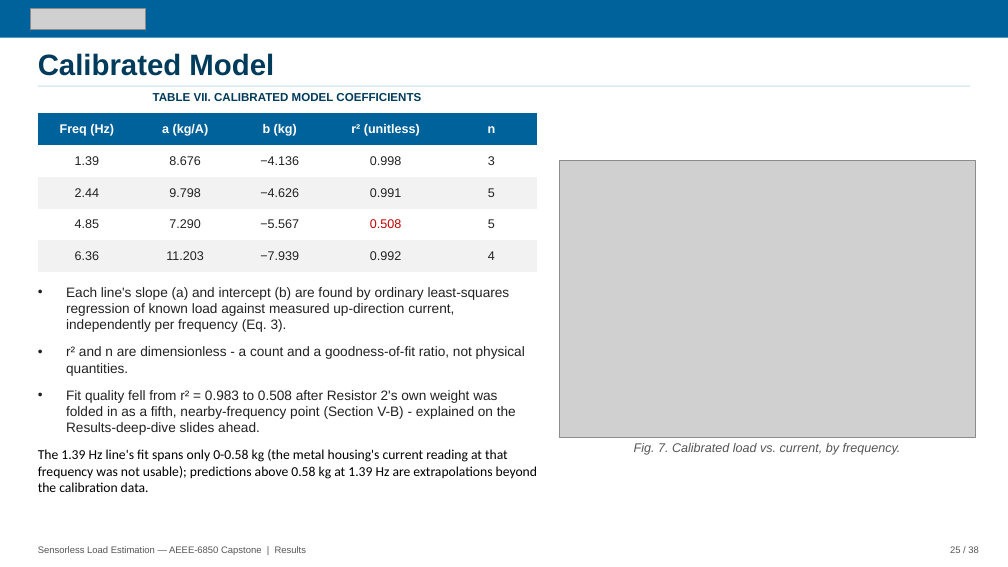
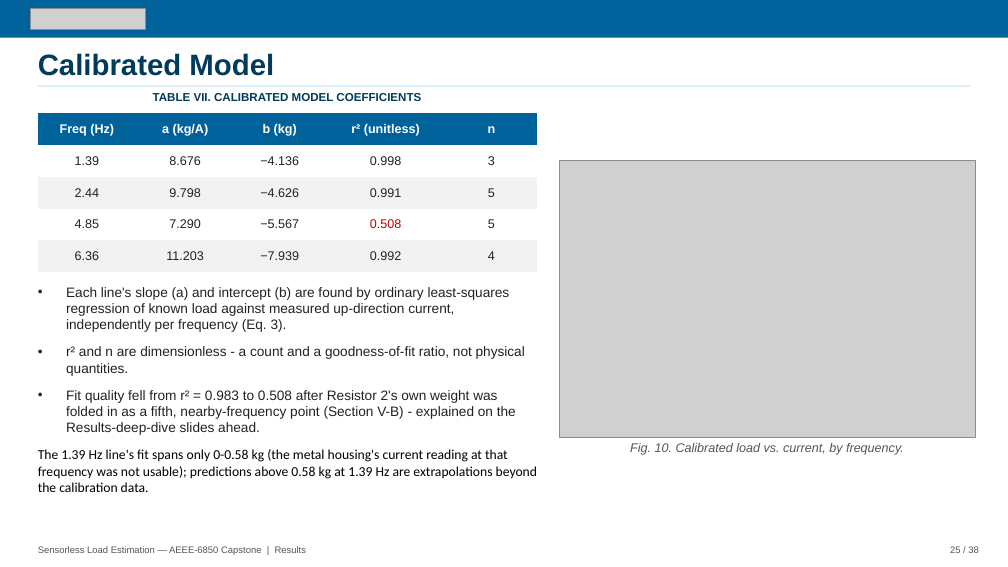
Before and after one commit to David-4529/Capstone, a slide deck: slide 25 of docs/paper/Sensorless_Load_Estimation_Deck_Rev17.pptx. Drawn at 1008x567 pixels with LibreOffice and Linux fonts; fonts in the diff are those of the drawing; grey boxes stand for pictures. Boxes give left, top, right and bottom in pixels: in the first picture for what was removed or moved away, otherwise in the second. Text is boxed around its words. In the diff, an @@ line names an element or a change of style, - is before the commit and + after.

```diff
--- a/docs/paper/Sensorless_Load_Estimation_Deck_Rev17.pptx
+++ b/docs/paper/Sensorless_Load_Estimation_Deck_Rev17.pptx
@@ text at (x1=630, y1=443, x2=904, y2=455): text changed @@
-Fig. 7. Calibrated load vs. current, by frequency.
+Fig. 10. Calibrated load vs. current, by frequency.
```
Also in this commit, not shown: 6 other slides changed.
